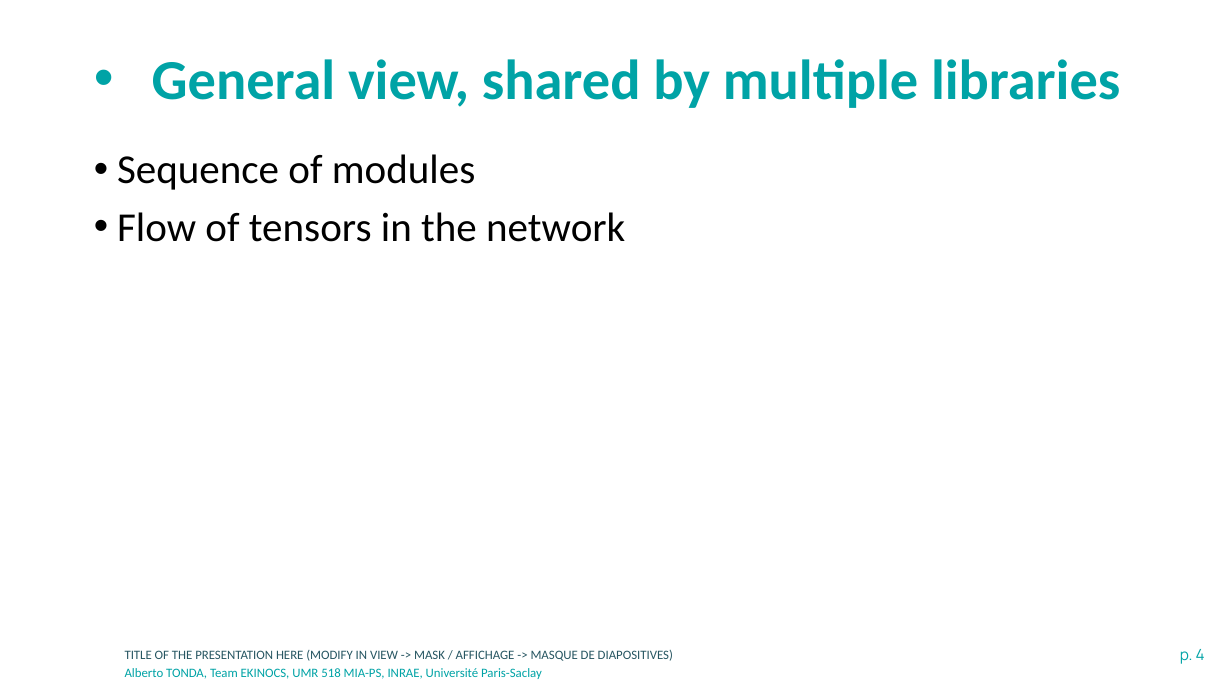
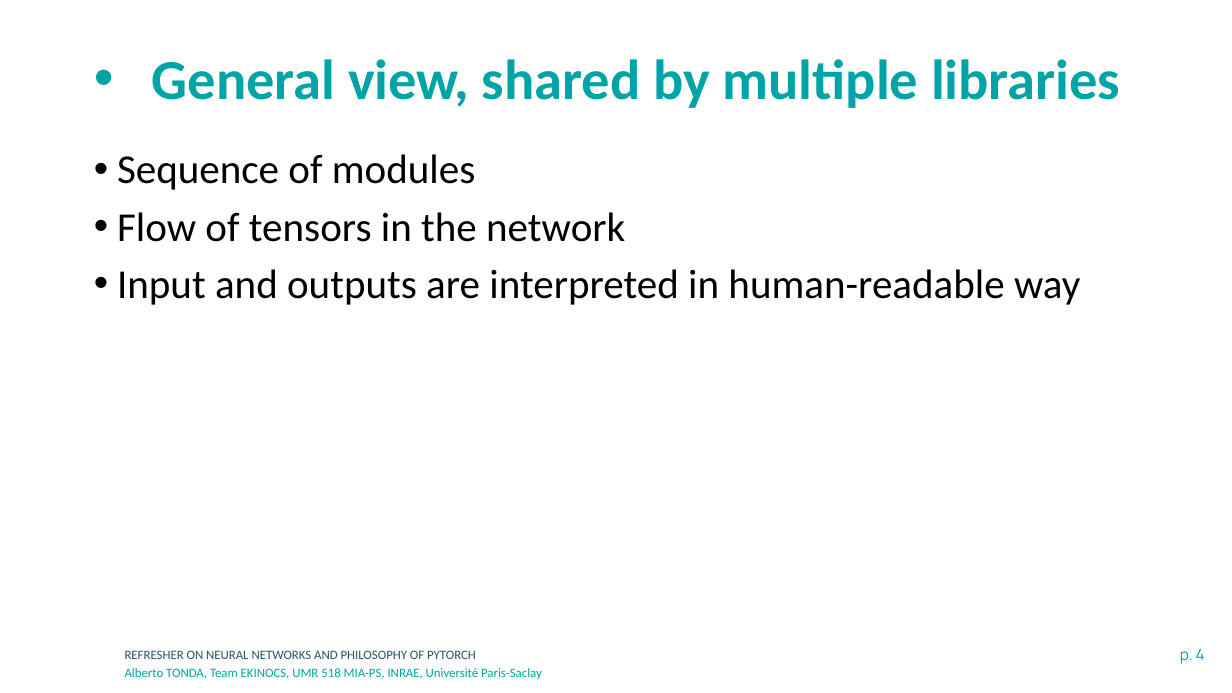
Before and after one commit to albertotonda/teaching, a slide deck: slide 4 of deep-learning-in-practice-with-pytorch/2-neural-networks-and-pytorch.pptx. Drawn at 1232x693 pixels with LibreOffice and Linux fonts; fonts in the diff are those of the drawing; background and template pictures are left out. Boxes give left, top, right and bottom in pixels: in the first picture for what was removed or moved away, otherwise in the second. Text is boxed around its words. In the diff, an @@ line names an element or a change of style, - is before the commit and + after.

```diff
--- a/deep-learning-in-practice-with-pytorch/2-neural-networks-and-pytorch.pptx
+++ b/deep-learning-in-practice-with-pytorch/2-neural-networks-and-pytorch.pptx
@@ text at [117,269,1080,305]: paragraph added @@
+• Input and outputs are interpreted in human-readable way
@@ text at [125,650,476,659]: text changed @@
-TITLE OF THE PRESENTATION HERE (MODIFY IN VIEW -> MASK / AFFICHAGE -> MASQUE DE DIAPOSITIVES)
+REFRESHER ON NEURAL NETWORKS AND PHILOSOPHY OF PYTORCH
```
Also in this commit, not shown: 4 other slides changed, 5 slides added, 7 other files.
